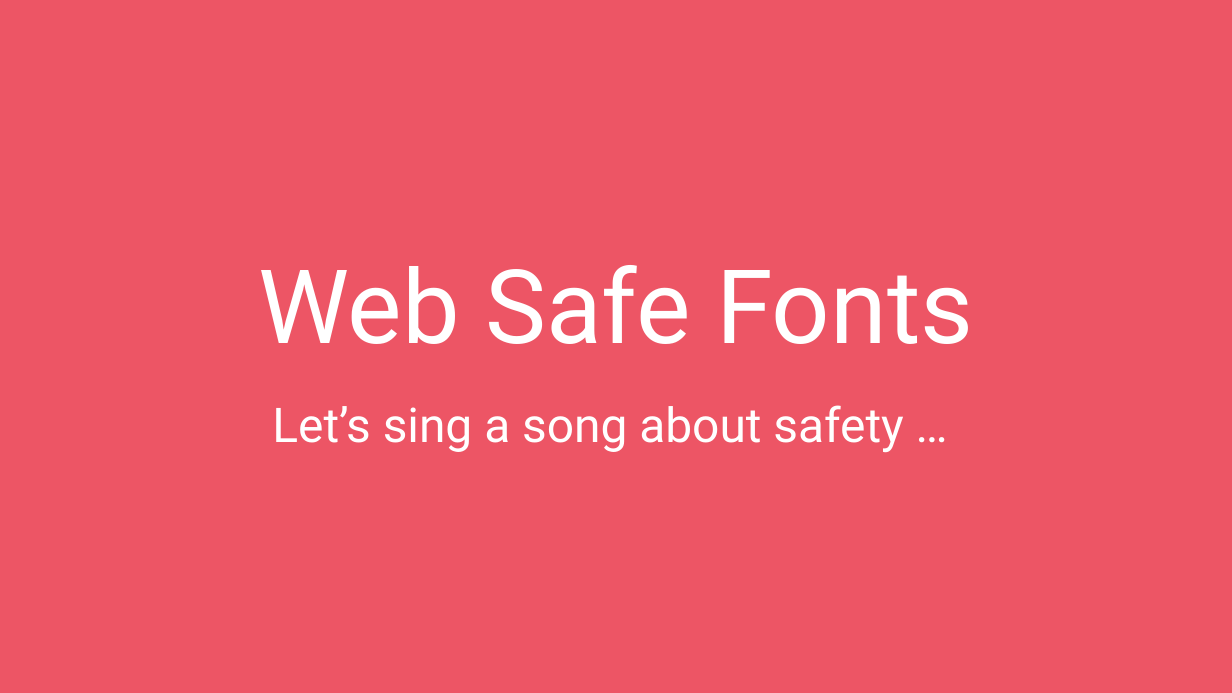
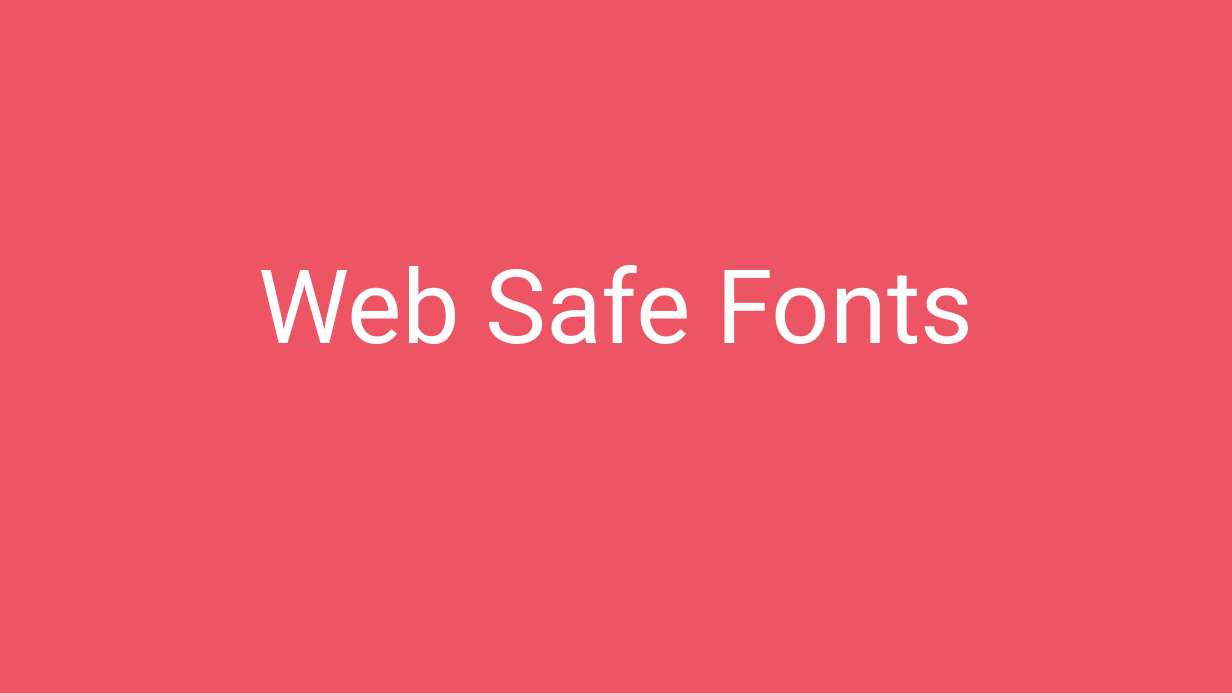
Before and after one commit to RobbinLawHTMLCSS/html-css-1-demos, a slide deck: slide 5 of ee-css-intermediate/demos/aa-text-styling/docs/COMP 1017 - Day 19 (Styling Text).pptx. Drawn at 1232x693 pixels with LibreOffice and Linux fonts; fonts in the diff are those of the drawing. Boxes give left, top, right and bottom in pixels: in the first picture for what was removed or moved away, otherwise in the second. Text is boxed around its words. In the diff, an @@ line names an element or a change of style, - is before the commit and + after.

```diff
--- a/ee-css-intermediate/demos/aa-text-styling/docs/COMP 1017 - Day 19 (Styling Text).pptx
+++ b/ee-css-intermediate/demos/aa-text-styling/docs/COMP 1017 - Day 19 (Styling Text).pptx
@@ subtitle removed at (272, 405, 903, 452) @@
-Let’s sing a song about safety …
```
Also in this commit, not shown: 1 other slide changed, 1 slide removed, 2 other files.
